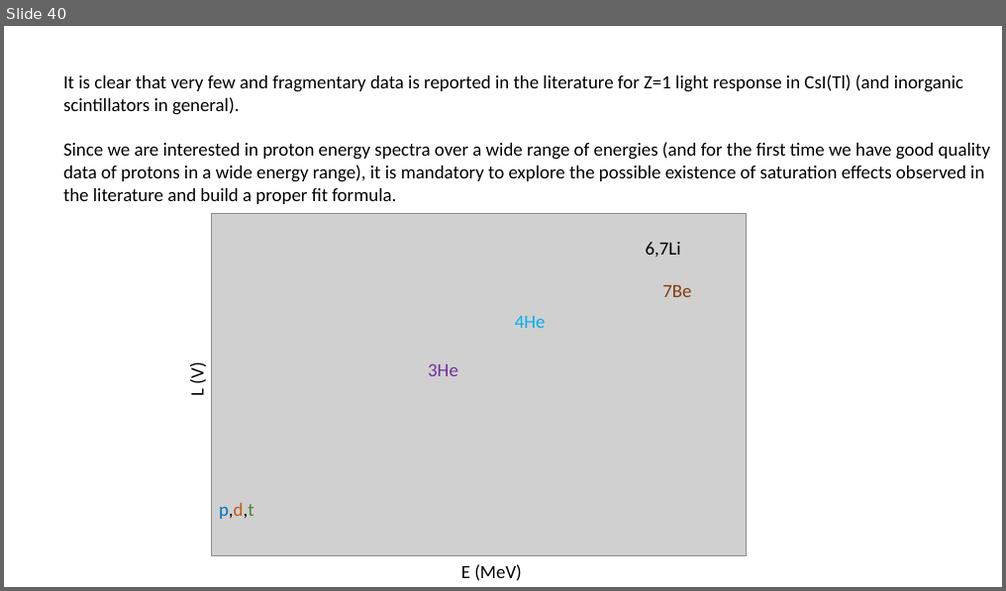
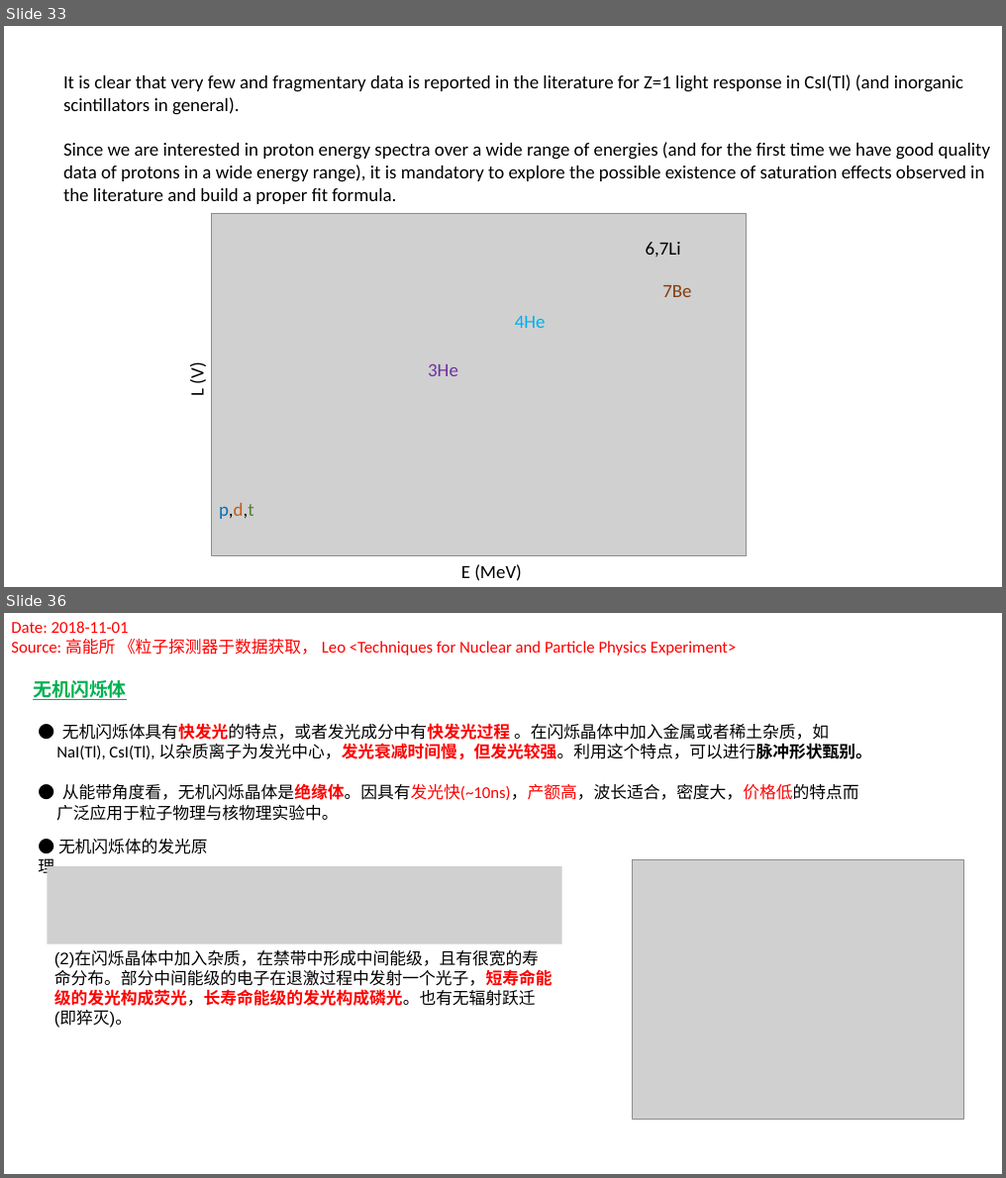
Before and after one commit to gfh16/StudyNotes, a slide deck: 03DE-E-Detector.pptx. Shown one above the other, each under a label of ours: slide 40 before the commit, slides 33 and 36 after it; the slides between them are not shown. The pictures are 1006x591 and 1006x1178 pixels, drawn with LibreOffice and Linux fonts; fonts in the diff are those of the drawing; grey boxes stand for pictures. Boxes give left, top, right and bottom in pixels: in the first picture for what was removed or moved away, otherwise in the second. Text is boxed around its words. In the diff, an @@ line names an element or a change of style, - is before the commit and + after.

```diff
--- a/03DE-E-Detector.pptx
+++ b/03DE-E-Detector.pptx
@@ slide 36 added at <box>4,613,1002,1174</box>, background #FFFFFF @@
@@ text added at <box>11,621,737,656</box>, 16 pt, text #FF0000 @@
+Date: 2018-11-01
+Source: 高能所 《粒子探测器于数据获取， Leo <Techniques for Nuclear and Particle Physics Experiment>
@@ text added at <box>33,680,126,700</box>, 18 pt, text #00B050, bold, underline @@
+无机闪烁体
@@ text added at <box>56,723,871,760</box>, 16 pt, text #000000 @@
+● 无机闪烁体具有快发光的特点，或者发光成分中有快发光过程 。在闪烁晶体中加入金属或者稀土杂质，如
+NaI(Tl), CsI(Tl), 以杂质离子为发光中心，发光衰减时间慢，但发光较强。利用这个特点，可以进行脉冲形状甄别。
@@ text added at <box>56,783,859,821</box>, 16 pt, text #000000 @@
+● 从能带角度看，无机闪烁晶体是绝缘体。因具有发光快(~10ns)，产额高，波长适合，密度大，价格低的特点而
+广泛应用于粒子物理与核物理实验中。
@@ text added at <box>38,839,208,877</box>, 16 pt, text #000000 @@
+● 无机闪烁体的发光原理
@@ picture added at <box>47,866,561,944</box> @@
@@ picture added at <box>633,861,964,1119</box> @@
@@ text added at <box>54,951,552,1028</box>, 16 pt, text #000000 @@
+(2)在闪烁晶体中加入杂质，在禁带中形成中间能级，且有很宽的寿命分布。部分中间能级的电子在退激过程中发射一个光子，短寿命能级的发光构成荧光，长寿命能级的发光构成磷光。也有无辐射跃迁(即猝灭)。
@@ what was slide 40 is now slide 33 @@
```
Also in this commit, not shown: 3 slides changed, 5 other slides added, 3 slides removed, 1 other file.
